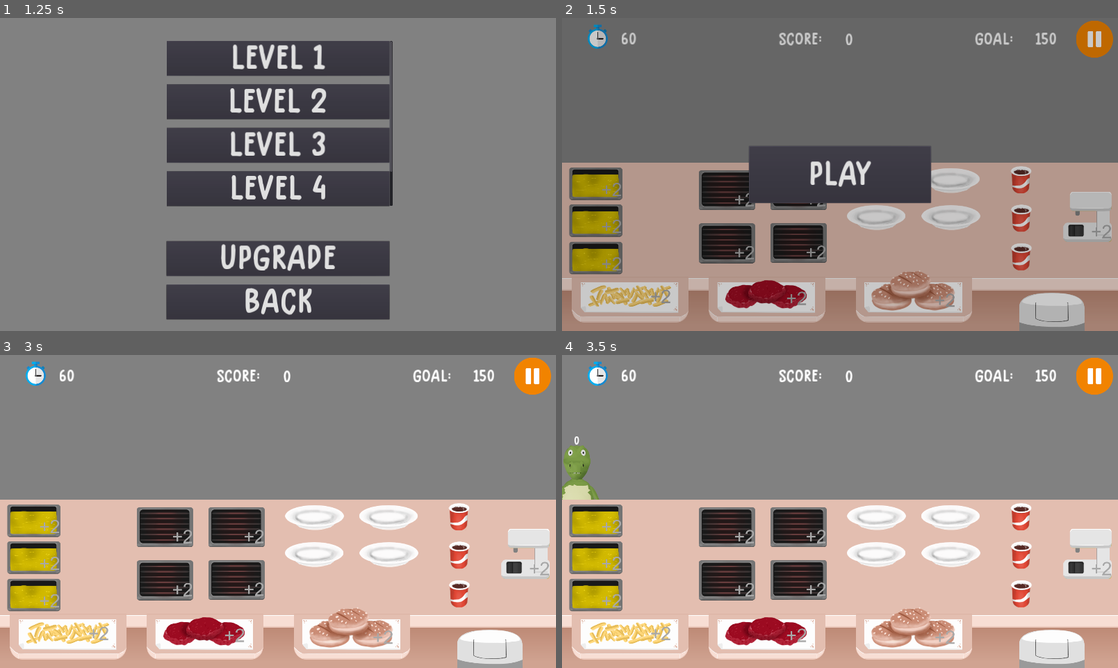
Above: before the commit, frames 1-4 (two rows, left to right).
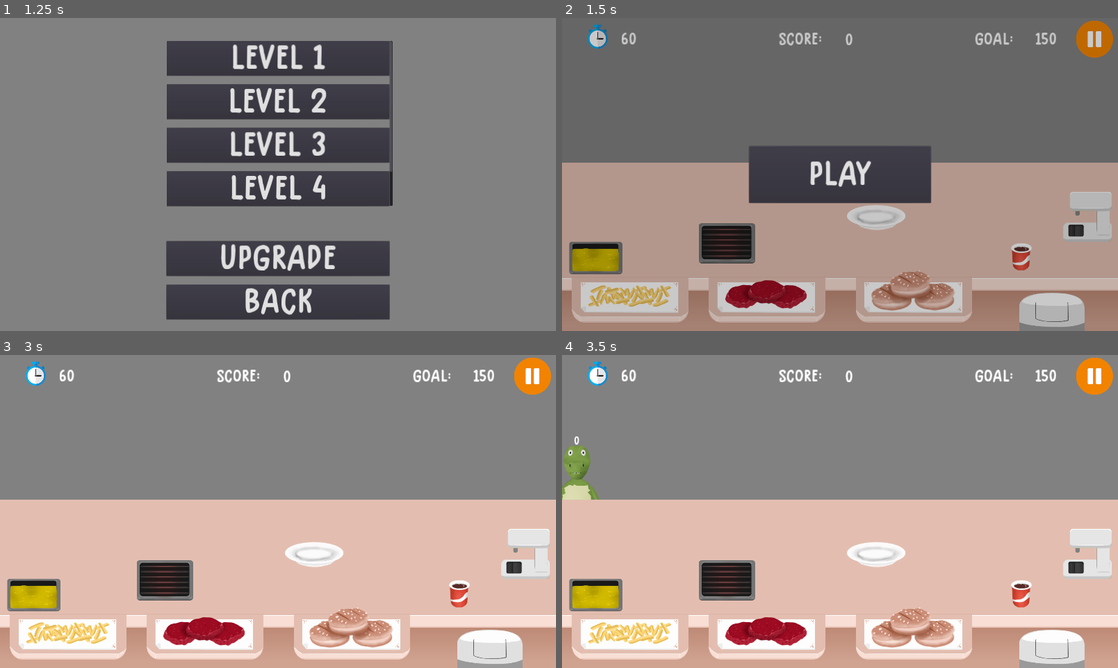
Above: after the commit, the same moments.

Repository: samuelpedrajas/MyVeganRestaurant
Game: Godot game, scene res://Scenes/Game.tscn
Same seed, same stepped clock (60 frames per second), same inputs: the game is played once before the commit and once after it.
Inputs:
- Up to frame 1 (1.25 s): click "Fast Food" at 0.5 s
- Up to frame 2 (1.5 s): click "Level 1" at 1.25 s
- Up to frame 3 (3 s): click "Level 1" at 2 s; click "PLAY" at 2.75 s
- Up to frame 4 (3.5 s): no input

Frame 1 is identical in both runs. In frame 2, 6.6% of the frame differs, in the area x 1-99%, y 47-93%; in frame 3, 8.5%; in frame 4, 8.5%.

Commit message:
upgrades

Diff:
--- a/Scripts/ClientArea.gd
+++ b/Scripts/ClientArea.gd
@@ -113,7 +113,7 @@
 
 		var final_order = []
 		for delivery_ref in _sort_deliveries_by_category(orders[i]):
-			final_order.append(menu.get_delivery(delivery_ref).duplicate())
+			final_order.append(menu.get_delivery(delivery_ref).clone())
 
 		order_lists.append(final_order)
 	order_lists.shuffle()
@@ -262,7 +262,7 @@
 
 	var final_order = []
 	for delivery_ref in _sort_deliveries_by_category(order):
-		final_order.append(menu.get_delivery(delivery_ref).duplicate())
+		final_order.append(menu.get_delivery(delivery_ref).clone())
 
 	return final_order
 
--- a/Scripts/Delivery.gd
+++ b/Scripts/Delivery.gd
@@ -13,10 +13,6 @@
 var tween = Tween.new()
 var served = false
 var upgrade = 0
-
-
-func _ready():
-	add_child(tween)
 
 
 func set_client(_client, _delivery):
@@ -55,11 +51,18 @@
 
 
 func set_config(level):
+	add_child(tween)
 	self.upgrade = level
 	_play_default_animation()
 	print("%s upgraded" % [get_name()])
 
 
+func clone():
+	var _clone = duplicate()
+	_clone.set_config(upgrade)
+	return _clone
+
+
 func _play_default_animation():
 	var anim_name = "default_animation_%s" % [str(self.upgrade)]
 	$AnimationPlayer.play(anim_name)
--- a/Scripts/DrinkProvider.gd
+++ b/Scripts/DrinkProvider.gd
@@ -40,7 +40,7 @@
 	$Timer.hide()
 	for platform in platforms:
 		if platform.is_visible() and platform.delivery == null:
-			var new_delivery = delivery.duplicate()
+			var new_delivery = delivery.clone()
 			new_delivery.connect("delivered", self, "_on_Drink_delivered")
 			platform.add_delivery(new_delivery)
 
--- a/Scripts/Ingredient.gd
+++ b/Scripts/Ingredient.gd
@@ -24,6 +24,12 @@
 	print("Ingredient upgraded")
 
 
+func clone():
+	var _clone = duplicate()
+	_clone.set_config(upgrade)
+	return _clone
+
+
 func _play_default_animation():
 	if get_node_or_null("AnimationPlayer") == null:
 		return
--- a/Scripts/IngredientSource.gd
+++ b/Scripts/IngredientSource.gd
@@ -26,7 +26,7 @@
 		print("No destination is available")
 		return null
 
-	destination.add_item(self.ingredient.duplicate())
+	destination.add_item(self.ingredient.clone())
 	print(
 		"%s was added to %s" % [
 			self.ingredient.reference, destination.get_name()
@@ -38,7 +38,7 @@
 	if destination_group == null:
 		var plate = kitchen.select_plate(self.ingredient)
 		if plate != null:
-			plate.add_ingredient(ingredient.duplicate())
+			plate.add_ingredient(ingredient.clone())
 		else:
 			print("No plates available for %s" % [get_name()])
 	else:
--- a/Scripts/Kitchen.gd
+++ b/Scripts/Kitchen.gd
@@ -12,10 +12,9 @@
 
 
 func open_screen(level_config, kitchen_config, kitchen_status):
+	menu.configure_deliverables(kitchen_config, kitchen_status)
 	_configure_instruments(kitchen_config, kitchen_status)
 	_hide_unused_nodes(level_config)
-
-	menu.configure_deliverables(kitchen_config, kitchen_status)
 	client_area.prepare_game(level_config)
 
 	self.time = level_config.max_time
--- a/Scripts/Menu.gd
+++ b/Scripts/Menu.gd
@@ -69,8 +69,8 @@
 			var sources = get_tree().get_nodes_in_group(_source_name)
 			var source_config = related_sources[_source_name]
 			for source in sources:
+				source.ingredient.set_config(deliverable_level)
 				source.set_config(deliverable_level)
-				source.ingredient.set_config(deliverable_level)
 
 				var ingredient_name = source.ingredient.reference
 				_delivery_upgrade[ingredient_name] = deliverable_level
@@ -81,7 +81,7 @@
 	var new_delivery = _get_new_delivery(delivery, ingredient)
 	if new_delivery == null:
 		return null
-	return new_delivery.duplicate()
+	return new_delivery.clone()
 
 
 func get_delivery(reference):
--- a/Scripts/Status.gd
+++ b/Scripts/Status.gd
@@ -5,15 +5,15 @@
 var kitchen_status = {
 	"FastFood": {
 		"Deliverables": {
-			"Cola": 2,
-			"CompleteBurger": 2,
-			"Fries": 2
+			"Cola": 0,
+			"CompleteBurger": 0,
+			"Fries": 0
 		},
 		"Instruments": {
-			"Grill": 2,
-			"Fryer": 2,
-			"ColaPump": 2,
-			"Plate": 2
+			"Grill": 0,
+			"Fryer": 0,
+			"ColaPump": 0,
+			"Plate": 0
 		}
 	}
 }
